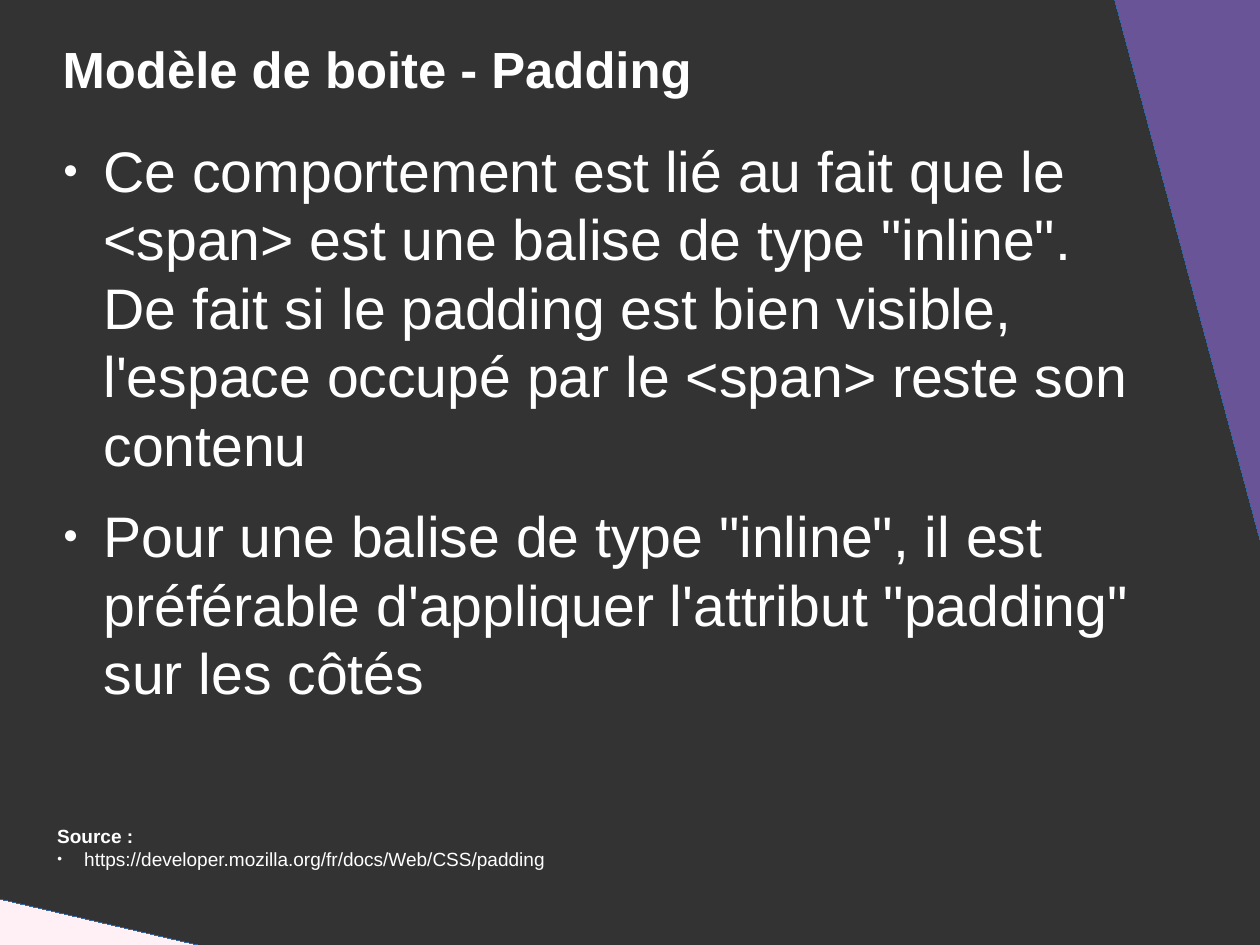
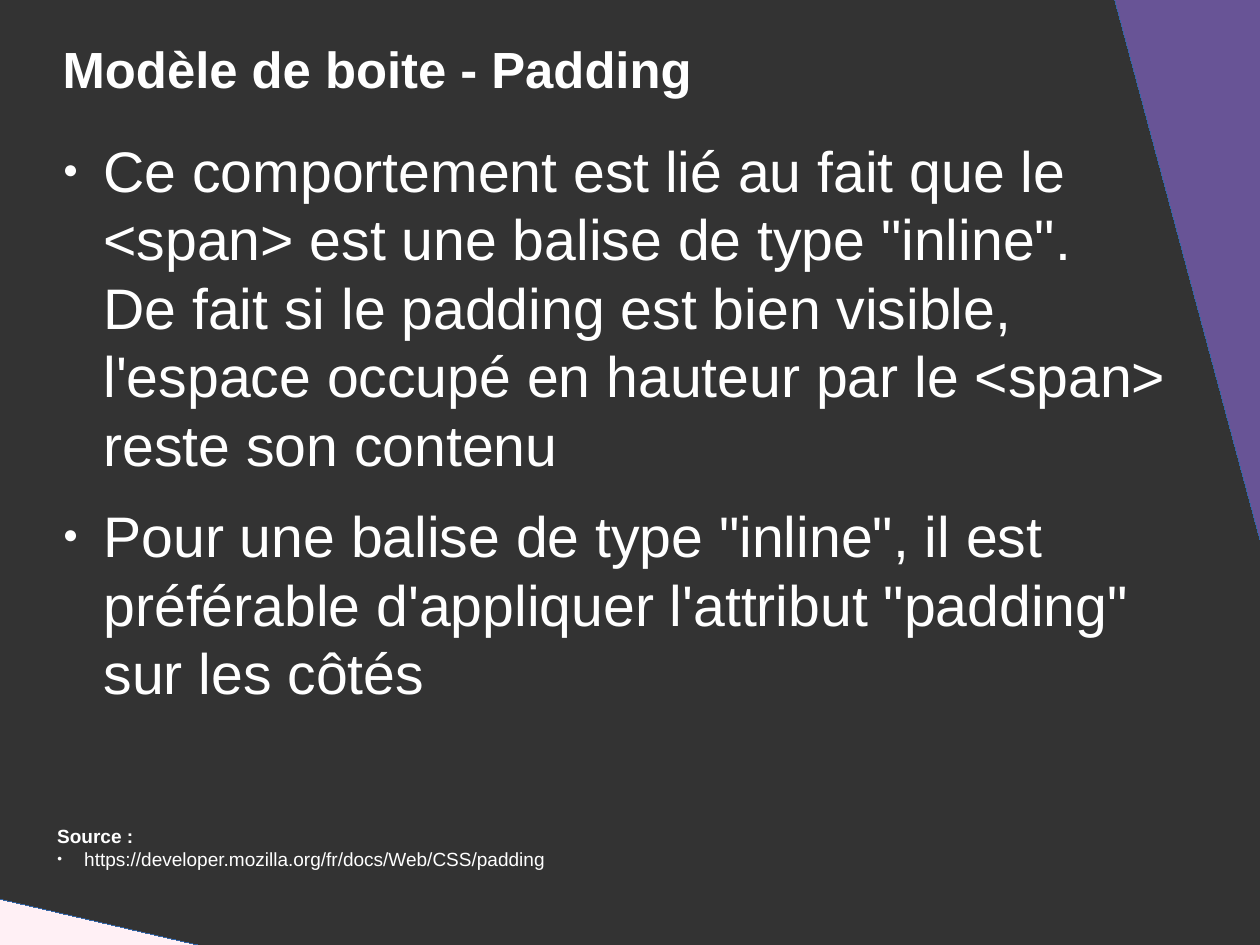
Before and after one commit to DanYellow/presentations, a slide deck: slide 27 of mmi/html/travaux-pratiques/numero-2/presentation.odp. Drawn at 1260x945 pixels with LibreOffice and Linux fonts; fonts in the diff are those of the drawing. Boxes give left, top, right and bottom in pixels: in the first picture for what was removed or moved away, otherwise in the second. Text is boxed around its words. In the diff, an @@ line names an element or a change of style, - is before the commit and + after.

```diff
--- a/mmi/html/travaux-pratiques/numero-2/presentation.odp
+++ b/mmi/html/travaux-pratiques/numero-2/presentation.odp
@@ text at (103,150,1166,467): text changed @@
-● Ce comportement est lié au fait que le <span> est une balise de type "inline".
-  De fait si le padding est bien visible, l'espace occupé par le <span> reste son contenu
+● Ce comportement est lié au fait que le <span> est une balise de type "inline".
+  De fait si le padding est bien visible, l'espace occupé en hauteur par le <span> reste son contenu
```
Also in this commit, not shown: 5 other slides changed, 1 slide added, 18 other files.
